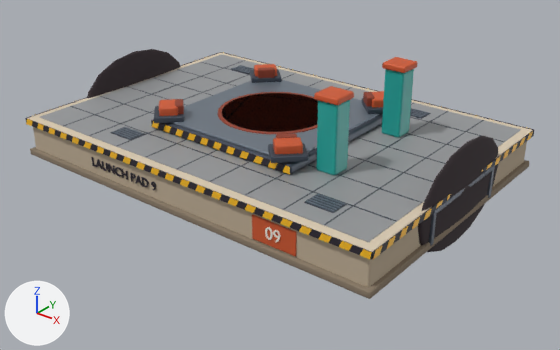
One commit to the glTF model art/models/dune_launch_mount.glb: the scene before it, then after it.
Before and after are seen from a camera (50 mm lens) standing at (22.2, -27.4, 16.3) and looking at (0.8, -0.6, -0.3). Every picture has the same lights, and +X, +Y and +Z are marked at lower left. The older version comes first. Vertices at exactly the same position are counted once.

In view in the first picture: 'LaunchMount'.
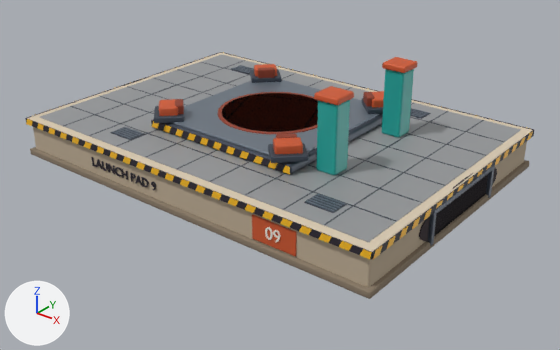
The change in detail:
me_launchmount is used by ob_launchmount; location (0.0, 0.0, 0.0).
me_launchmount had 4336 vertices, 7884 faces and spanned x -10.6..10.2, y -7.2..7.8, z -0.9..5.5.
me_launchmount now has 4204 vertices, 7620 faces and spans x -10.6..10.2, y -7.2..7.8, z 0.0..5.5.
me_launchmount part 1: a new loose piece, a 24-sided cylinder along x spanning x 10.03..10.07, y -3.51..3.51, z -0.04..2.04, in mat_soot (dark grey #3a3034).
me_launchmount part 2: the loose piece of 114 vertices spanning x -10.2..-9.8, y -3.6..3.6, z -0.9..3.7 is deleted.
me_launchmount part 3: the loose piece of 114 vertices spanning x 9.8..10.2, y -3.6..3.6, z -0.9..3.7 is deleted.
Other edits to the shape of me_launchmount do not show in these pictures.

Where the change shows, as pixel boxes (x1, y1, x2, y2) in the pictures (560 x 350 px):
'LaunchMount', reshaped: before (25, 49, 534, 299); after (25, 52, 534, 299)
part 1 of me_launchmount, added: after (419, 168, 497, 241)
part 2 of me_launchmount, deleted: before (87, 49, 180, 98)
part 3 of me_launchmount, deleted: before (418, 136, 498, 252)
